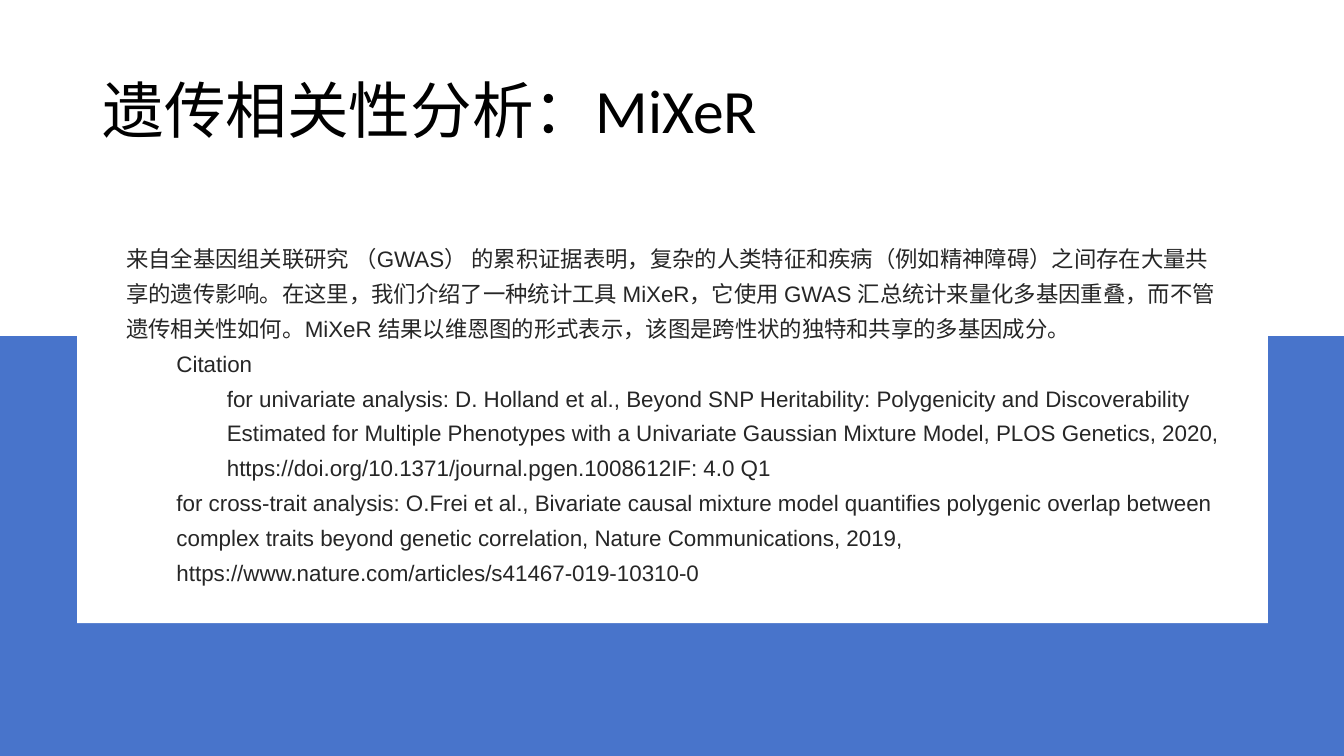
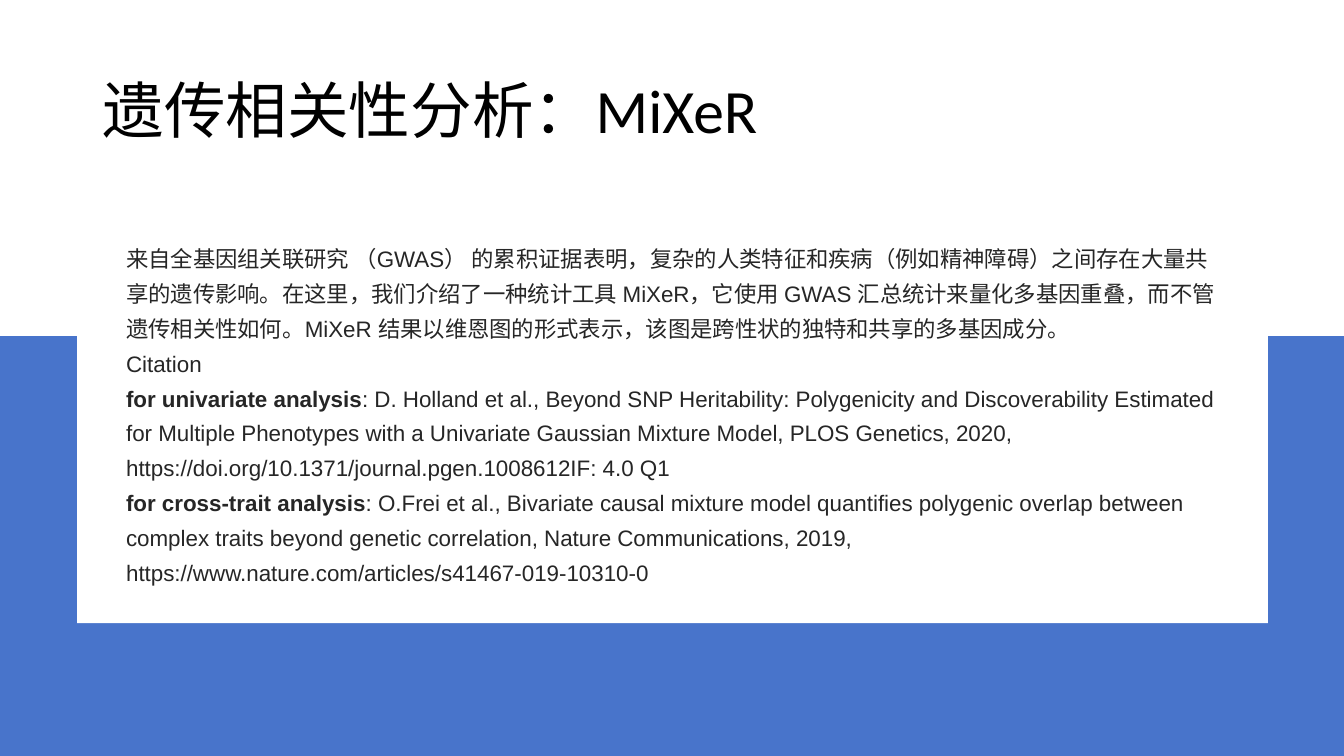
Before and after one commit to baiqiang963/OmniGWAS-Toolkit, a slide deck: slide 4 of 内置分析介绍与引用.pptx. Drawn at 1344x756 pixels with LibreOffice and Linux fonts; fonts in the diff are those of the drawing. Boxes give left, top, right and bottom in pixels: in the first picture for what was removed or moved away, otherwise in the second. Text is boxed around its words. In the diff, an @@ line names an element or a change of style, - is before the commit and + after.

```diff
--- a/内置分析介绍与引用.pptx
+++ b/内置分析介绍与引用.pptx
@@ text at box(126, 355, 1213, 586): bold on in "for univariate analysis:", "for cross-trait analysis:"; list level 2 to 1 in "Citation"; list level 3 to 1 in "for univariate analysis: D. Holland ..."; list level 2 to 1 in "for cross-trait analysis: O.Frei et ..." @@
```
Also in this commit, not shown: 3 other slides changed.
